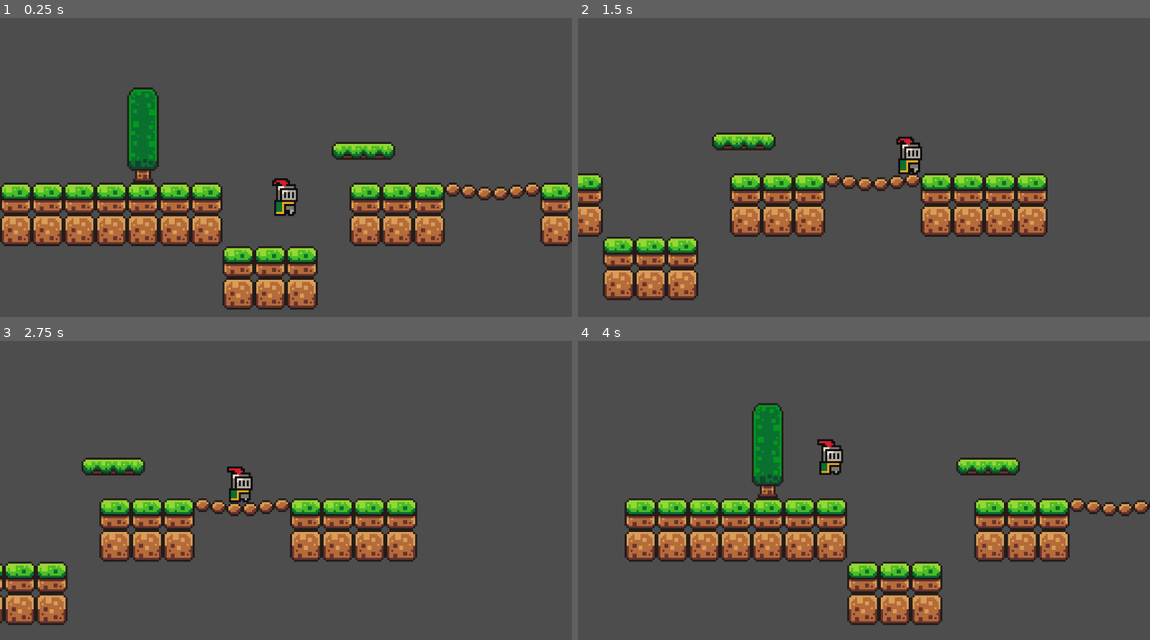
Above: before the commit, frames 1-4 (two rows, left to right).
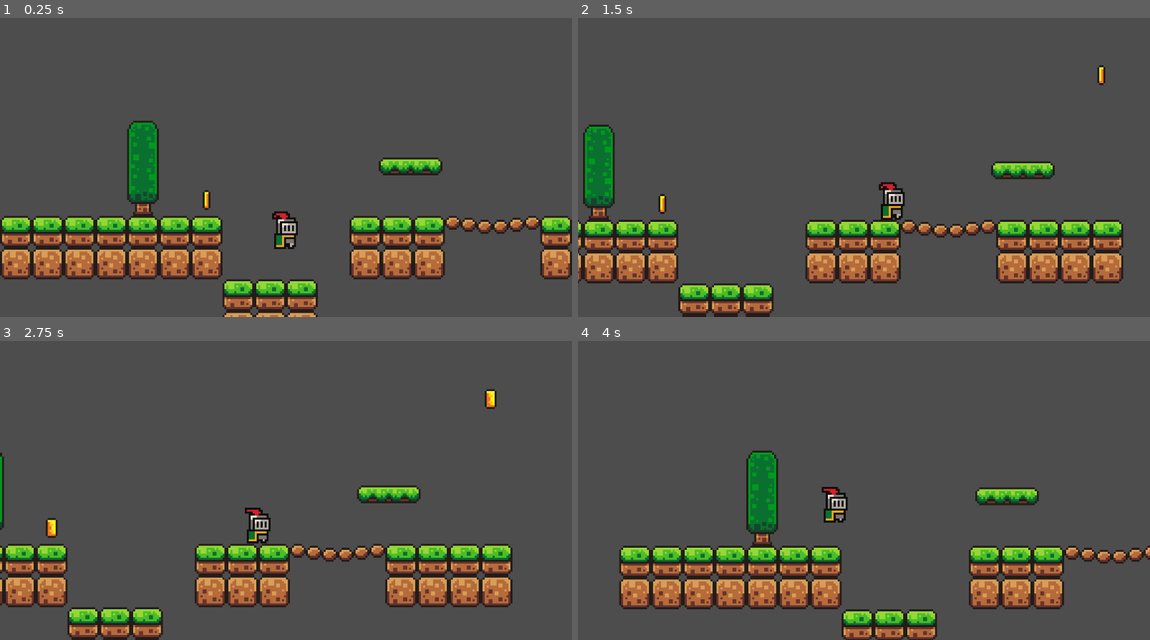
Above: after the commit, the same moments.

Repository: lanxeyu/godot-learning-1
Game: Godot game, scene res://scenes/game.tscn
Two runs of this game, one before a commit and one after it. Both use one fixed random seed, a clock stepped at 60 frames per second and the inputs below.
Inputs:
- Up to frame 1 (0.25 s): no input
- Up to frame 2 (1.5 s): tap Enter (ui_accept) at 0.5, 0.77 s; hold Right (ui_right) from 0.53 s (still down)
- Up to frame 3 (2.75 s): tap Enter (ui_accept) at 1.52 s; release Right (ui_right) at 2.03 s; hold Left (ui_left) from 2.03 s (still down)
- Up to frame 4 (4 s): keep holding Left (ui_left); tap Enter (ui_accept) at 3.02, 3.77 s

The runs differ from the first frame. In frame 1, 25% of the frame differs, in the area x 0-100%, y 23-100%; in frame 2, 26%; in frame 3, 23%; in frame 4, 28%, in the area x 7-100%, y 20-100%.

Commit message:
added coin pickup & death trigger

Diff:
--- /dev/null
+++ b/scenes/coin.tscn
@@ -0,0 +1,113 @@
+[gd_scene load_steps=17 format=3 uid="uid://dg7elkywm7lma"]
+
+[ext_resource type="Script" path="res://scripts/coin.gd" id="1_adq72"]
+[ext_resource type="Texture2D" uid="uid://bq0sx2ybf3lms" path="res://assets/sprites/coin.png" id="1_pnrbb"]
+
+[sub_resource type="AtlasTexture" id="AtlasTexture_e33fg"]
+atlas = ExtResource("1_pnrbb")
+region = Rect2(0, 0, 16, 16)
+
+[sub_resource type="AtlasTexture" id="AtlasTexture_hbpxr"]
+atlas = ExtResource("1_pnrbb")
+region = Rect2(16, 0, 16, 16)
+
+[sub_resource type="AtlasTexture" id="AtlasTexture_uj2sw"]
+atlas = ExtResource("1_pnrbb")
+region = Rect2(32, 0, 16, 16)
+
+[sub_resource type="AtlasTexture" id="AtlasTexture_fui70"]
+atlas = ExtResource("1_pnrbb")
+region = Rect2(48, 0, 16, 16)
+
+[sub_resource type="AtlasTexture" id="AtlasTexture_mtjxm"]
+atlas = ExtResource("1_pnrbb")
+region = Rect2(64, 0, 16, 16)
+
+[sub_resource type="AtlasTexture" id="AtlasTexture_wphul"]
+atlas = ExtResource("1_pnrbb")
+region = Rect2(80, 0, 16, 16)
+
+[sub_resource type="AtlasTexture" id="AtlasTexture_ae7wy"]
+atlas = ExtResource("1_pnrbb")
+region = Rect2(96, 0, 16, 16)
+
+[sub_resource type="AtlasTexture" id="AtlasTexture_3ktsx"]
+atlas = ExtResource("1_pnrbb")
+region = Rect2(112, 0, 16, 16)
+
+[sub_resource type="AtlasTexture" id="AtlasTexture_7hn3h"]
+atlas = ExtResource("1_pnrbb")
+region = Rect2(128, 0, 16, 16)
+
+[sub_resource type="AtlasTexture" id="AtlasTexture_05v4h"]
+atlas = ExtResource("1_pnrbb")
+region = Rect2(144, 0, 16, 16)
+
+[sub_resource type="AtlasTexture" id="AtlasTexture_mtt37"]
+atlas = ExtResource("1_pnrbb")
+region = Rect2(160, 0, 16, 16)
+
+[sub_resource type="AtlasTexture" id="AtlasTexture_ccb73"]
+atlas = ExtResource("1_pnrbb")
+region = Rect2(176, 0, 16, 16)
+
+[sub_resource type="SpriteFrames" id="SpriteFrames_aebrj"]
+animations = [{
+"frames": [{
+"duration": 1.0,
+"texture": SubResource("AtlasTexture_e33fg")
+}, {
+"duration": 1.0,
+"texture": SubResource("AtlasTexture_hbpxr")
+}, {
+"duration": 1.0,
+"texture": SubResource("AtlasTexture_uj2sw")
+}, {
+"duration": 1.0,
+"texture": SubResource("AtlasTexture_fui70")
+}, {
+"duration": 1.0,
+"texture": SubResource("AtlasTexture_mtjxm")
+}, {
+"duration": 1.0,
+"texture": SubResource("AtlasTexture_wphul")
+}, {
+"duration": 1.0,
+"texture": SubResource("AtlasTexture_ae7wy")
+}, {
+"duration": 1.0,
+"texture": SubResource("AtlasTexture_3ktsx")
+}, {
+"duration": 1.0,
+"texture": SubResource("AtlasTexture_7hn3h")
+}, {
+"duration": 1.0,
+"texture": SubResource("AtlasTexture_05v4h")
+}, {
+"duration": 1.0,
+"texture": SubResource("AtlasTexture_mtt37")
+}, {
+"duration": 1.0,
+"texture": SubResource("AtlasTexture_ccb73")
+}],
+"loop": true,
+"name": &"default",
+"speed": 10.0
+}]
+
+[sub_resource type="CircleShape2D" id="CircleShape2D_kh0v5"]
+radius = 5.0
+
+[node name="Coin" type="Area2D"]
+collision_mask = 2
+script = ExtResource("1_adq72")
+
+[node name="AnimatedSprite2D" type="AnimatedSprite2D" parent="."]
+sprite_frames = SubResource("SpriteFrames_aebrj")
+autoplay = "default"
+frame_progress = 0.789944
+
+[node name="CollisionShape2D" type="CollisionShape2D" parent="."]
+shape = SubResource("CircleShape2D_kh0v5")
+
+[connection signal="body_entered" from="." to="." method="_on_body_entered"]
--- a/scenes/game.tscn
+++ b/scenes/game.tscn
@@ -1,8 +1,10 @@
-[gd_scene load_steps=6 format=3 uid="uid://bakauitsmbpy6"]
+[gd_scene load_steps=12 format=3 uid="uid://bakauitsmbpy6"]
 
 [ext_resource type="PackedScene" uid="uid://c4vjmjonxwfm0" path="res://scenes/player.tscn" id="1_1lv0d"]
 [ext_resource type="Texture2D" uid="uid://gg34ip3m6lxi" path="res://assets/sprites/world_tileset.png" id="2_4w4qj"]
 [ext_resource type="PackedScene" uid="uid://c4ht8he670pjp" path="res://scenes/platform.tscn" id="3_srsjm"]
+[ext_resource type="PackedScene" uid="uid://dg7elkywm7lma" path="res://scenes/coin.tscn" id="4_jeriv"]
+[ext_resource type="PackedScene" uid="uid://bvb2lhoe3aiwv" path="res://scenes/killzone.tscn" id="5_uyvmg"]
 
 [sub_resource type="TileSetAtlasSource" id="TileSetAtlasSource_3utme"]
 texture = ExtResource("2_4w4qj")
@@ -408,6 +410,46 @@
 physics_layer_0/collision_layer = 1
 sources/0 = SubResource("TileSetAtlasSource_3utme")
 
+[sub_resource type="Animation" id="Animation_pe5sa"]
+resource_name = "move"
+length = 2.0
+loop_mode = 2
+tracks/0/type = "value"
+tracks/0/imported = false
+tracks/0/enabled = true
+tracks/0/path = NodePath(".:position")
+tracks/0/interp = 1
+tracks/0/loop_wrap = true
+tracks/0/keys = {
+"times": PackedFloat32Array(0, 2),
+"transitions": PackedFloat32Array(1, 1),
+"update": 0,
+"values": [Vector2(49, -9), Vector2(175, -9)]
+}
+
+[sub_resource type="Animation" id="Animation_6dsam"]
+length = 0.001
+tracks/0/type = "value"
+tracks/0/imported = false
+tracks/0/enabled = true
+tracks/0/path = NodePath(".:position")
+tracks/0/interp = 1
+tracks/0/loop_wrap = true
+tracks/0/keys = {
+"times": PackedFloat32Array(0),
+"transitions": PackedFloat32Array(1),
+"update": 0,
+"values": [Vector2(49, -9)]
+}
+
+[sub_resource type="AnimationLibrary" id="AnimationLibrary_kgi75"]
+_data = {
+"RESET": SubResource("Animation_6dsam"),
+"move": SubResource("Animation_pe5sa")
+}
+
+[sub_resource type="WorldBoundaryShape2D" id="WorldBoundaryShape2D_iapgf"]
+
 [node name="Game" type="Node2D"]
 
 [node name="TileMap" type="TileMap" parent="."]
@@ -420,7 +462,27 @@
 [node name="Camera2D" type="Camera2D" parent="Player"]
 position = Vector2(0, -9)
 zoom = Vector2(4, 4)
+limit_bottom = 65
+limit_smoothed = true
 position_smoothing_enabled = true
 
 [node name="Platform" parent="." instance=ExtResource("3_srsjm")]
-position = Vector2(39, 0)
+position = Vector2(49, -9)
+
+[node name="AnimationPlayer" type="AnimationPlayer" parent="Platform"]
+libraries = {
+"": SubResource("AnimationLibrary_kgi75")
+}
+autoplay = "move"
+
+[node name="Coin" parent="." instance=ExtResource("4_jeriv")]
+position = Vector2(181, -57)
+
+[node name="Coin2" parent="." instance=ExtResource("4_jeriv")]
+position = Vector2(-40, 8)
+
+[node name="Killzone" parent="." instance=ExtResource("5_uyvmg")]
+position = Vector2(0, 89)
+
+[node name="CollisionShape2D" type="CollisionShape2D" parent="Killzone"]
+shape = SubResource("WorldBoundaryShape2D_iapgf")
--- /dev/null
+++ b/scenes/killzone.tscn
@@ -0,0 +1,13 @@
+[gd_scene load_steps=2 format=3 uid="uid://bvb2lhoe3aiwv"]
+
+[ext_resource type="Script" path="res://scripts/killzone.gd" id="1_v5dx6"]
+
+[node name="Killzone" type="Area2D"]
+collision_mask = 2
+script = ExtResource("1_v5dx6")
+
+[node name="Timer" type="Timer" parent="."]
+one_shot = true
+
+[connection signal="body_entered" from="." to="." method="_on_body_entered"]
+[connection signal="timeout" from="Timer" to="." method="_on_timer_timeout"]
--- a/scenes/player.tscn
+++ b/scenes/player.tscn
@@ -44,6 +44,7 @@
 
 [node name="Player" type="CharacterBody2D"]
 z_index = 5
+collision_layer = 2
 script = ExtResource("1_4d3sl")
 
 [node name="AnimatedSprite2D" type="AnimatedSprite2D" parent="."]
--- /dev/null
+++ b/scripts/coin.gd
@@ -0,0 +1,6 @@
+extends Area2D
+
+
+func _on_body_entered(body):
+	print("huzzah")
+	queue_free()
--- /dev/null
+++ b/scripts/killzone.gd
@@ -0,0 +1,10 @@
+extends Area2D
+@onready var timer = $Timer
+
+
+func _on_body_entered(body):
+
+	timer.start()
+
+func _on_timer_timeout():
+	get_tree().reload_current_scene()
--- a/scripts/player.gd
+++ b/scripts/player.gd
@@ -1,7 +1,7 @@
 extends CharacterBody2D
 
 
-const SPEED = 130.0
+const SPEED = 80.0
 const JUMP_VELOCITY = -300.0
 
 # Get the gravity from the project settings to be synced with RigidBody nodes.
